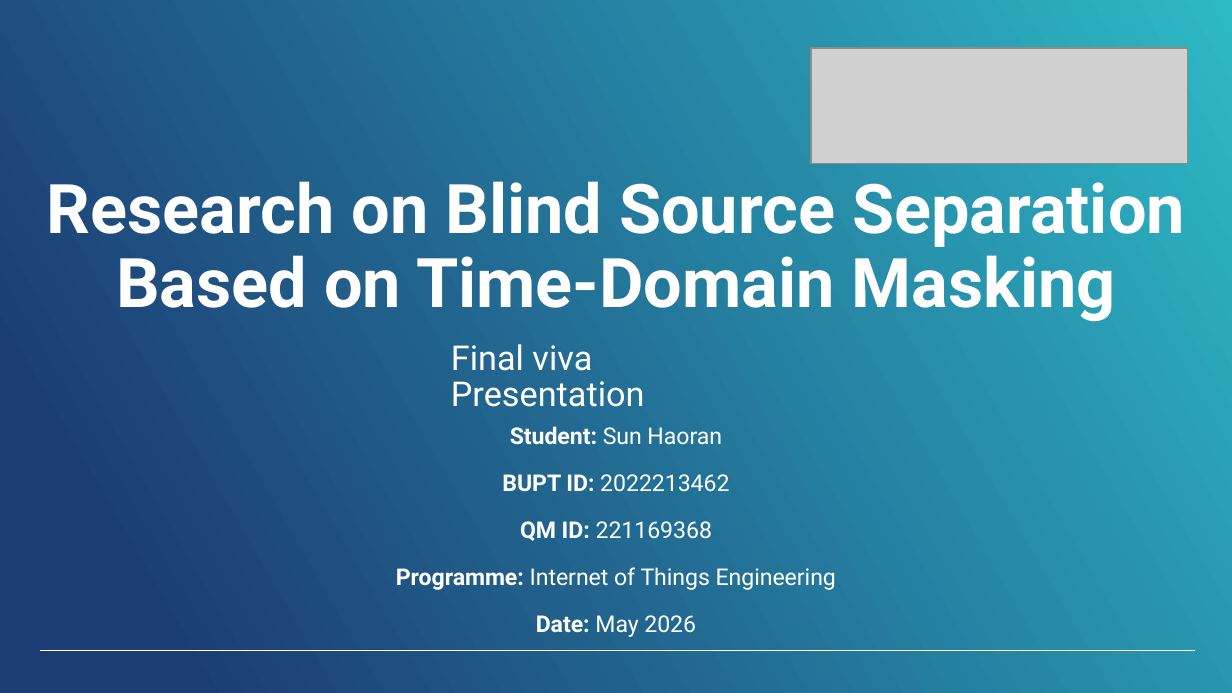
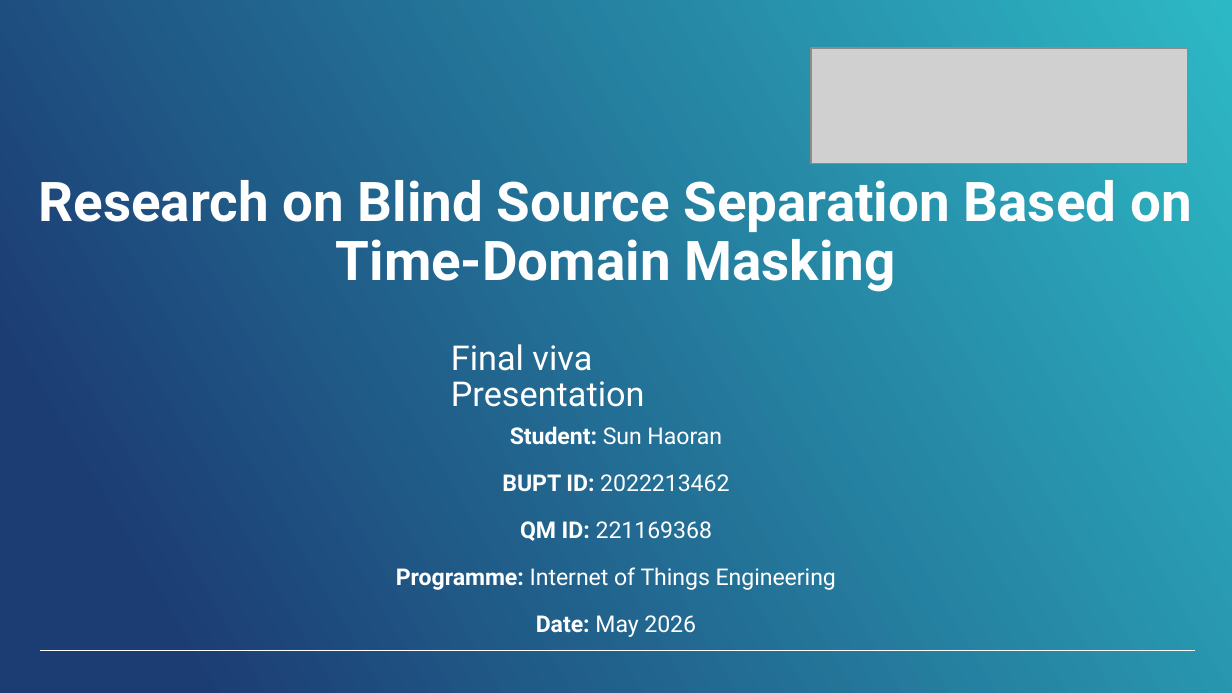
Before and after one commit to Keeper0824/Research-on-Blind-Source-Separation-Based-on-Time-Domain-Masking, a slide deck: slide 1 of Documents/Sun Haoran_2022213462_FinalViva.pptx. Drawn at 1232x693 pixels with LibreOffice and Linux fonts; fonts in the diff are those of the drawing; grey boxes stand for pictures; background and template pictures are left out. Boxes give left, top, right and bottom in pixels: in the first picture for what was removed or moved away, otherwise in the second. Text is boxed around its words. In the diff, an @@ line names an element or a change of style, - is before the commit and + after.

```diff
--- a/Documents/Sun Haoran_2022213462_FinalViva.pptx
+++ b/Documents/Sun Haoran_2022213462_FinalViva.pptx
@@ title "Research on Blind Source Separation ..." at (39,180,1192,292): size 40 to 32 pt @@
```
Also in this commit, not shown: 4 other slides changed, 6 other files.
